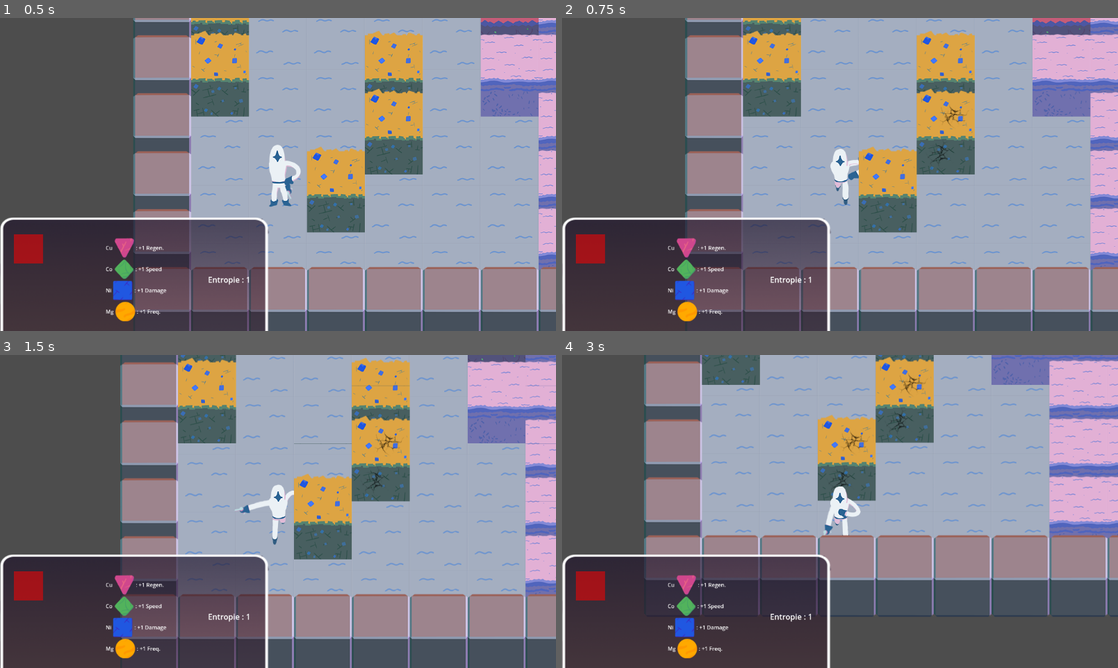
Above: before the commit, frames 1-4 (two rows, left to right).
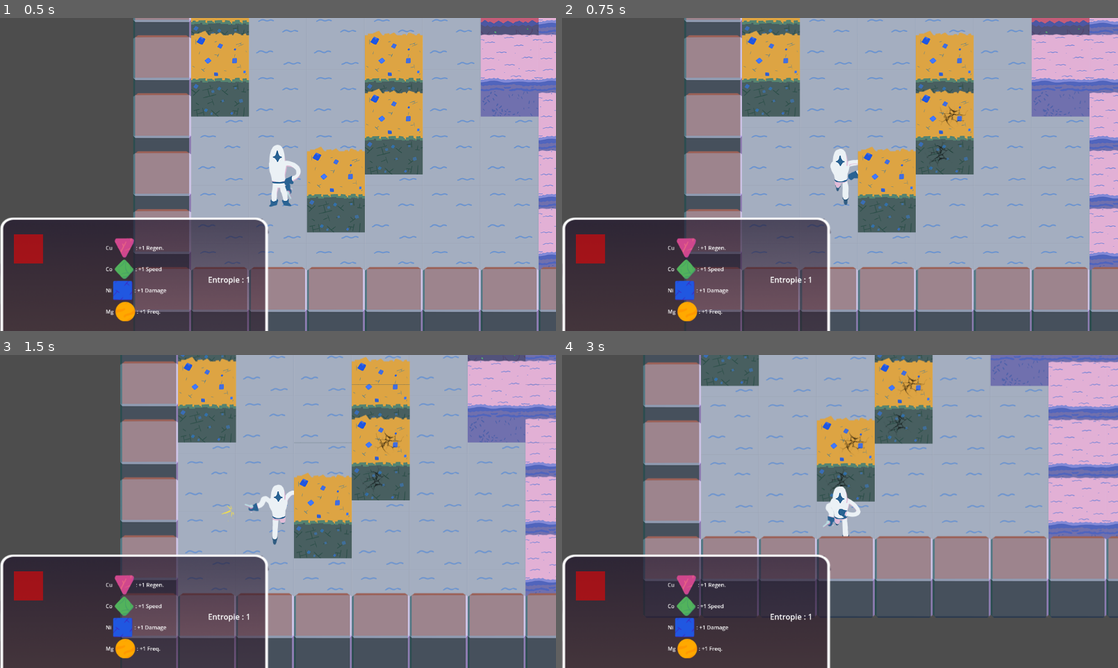
Above: after the commit, the same moments.

Repository: ParisRomane/Scientific_game_jam
Game: Godot game, scene res://scenes/concrete_scenes/game.tscn
Same seed, same stepped clock (60 frames per second), same inputs: the game is played once before the commit and once after it. This scene is started directly instead of the project's main scene.
Inputs (mouse positions are in pixels of both pictures, inside the frame that each line leads up to):
- Up to frame 1 (0.5 s): no input
- Up to frame 2 (0.75 s): tap Enter at 0.5 s; move the mouse to (962, 158) at 0.52 s; press the mouse at (962, 158) at 0.53 s; hold Right (ui_right) from 0.53 s (still down)
- Up to frame 3 (1.5 s): tap Space (ui_select) at 0.77 s; move the mouse to (166, 527) at 1.27 s; release Right (ui_right) at 1.28 s; release the mouse at (166, 527) at 1.28 s; hold Down (ui_down) from 1.28 s (still down); click (166, 527) at 1.35 s
- Up to frame 4 (3 s): tap Space (ui_select) at 1.52 s; move the mouse to (895, 442) at 2.02 s; release Down (ui_down) at 2.03 s; press the mouse at (895, 442) at 2.03 s; hold Right (ui_right) 2.03-2.78 s; move the mouse to (812, 574) at 2.77 s; release the mouse at (812, 574) at 2.78 s; hold Up (ui_up) from 2.78 s (still down); click (812, 574) at 2.85 s

Frame 1 is identical in both runs. In frame 2, 3.6% of the frame differs, in the area x 22-100%, y 0-100%; in frame 3, 5.5%; in frame 4, 7.0%, in the area x 14-100%, y 0-84%.

Commit message:
refacto player, synchro perso finie

Diff:
--- a/scripts/Player.gd
+++ b/scripts/Player.gd
@@ -3,38 +3,32 @@
 
 enum {NONE, CU,CO,NI,MG}
 
+var is_player = true
 #ANimation state machines
 var _state_machine
 var _arm_anim_tree
 var _death_anim_tree
 
-var mouse_pos = Vector2()
-var vel = Vector2()
 var bullet = preload("res://scenes/objects/bullet.tscn")
 var is_dead = false
-var is_dying = false #Used once when the player die
 var can_shoot = true
 var shoot_line
 
-#Key var
-var right
-var left
-var up
-var down
-var move
-var shoot
-var suicide
-@export var is_player = true;
-signal send(name, position, pv, list_stat, arm )
+#movement et acceleration
+var movement = Vector2(0,0)
+var ACC = 50
+# pv related variables
+var shoot = false
+var suicide = false
+var regen_clock = 0
 
-var ACC = 50
 
 #player stats
 var pv #int between 0 and pv_default
-var stat_speed # positive int
-var stat_damage # positive int
-var stat_regen # positive int
-var stat_frequence # positive int
+var stat_speed = 0 # positive int
+var stat_damage = 0 # positive int
+var stat_regen = 0 # positive int
+var stat_frequence = 0 # positive int
 
 @export var pv_default = 100 # 100 pv
 @export var regen_time_default = 1.0 # time to recover 1 pv in seconds
@@ -45,6 +39,7 @@
 signal player_death
 signal player_update_pv(pv)
 signal add_element(element)
+signal send(name, position, movement, pv, list_stat, arm )
 
 func _ready():
 
@@ -52,10 +47,6 @@
 	_arm_anim_tree = $ArmAnimationTree.get("parameters/playback")
 
 	pv = pv_default
-	stat_regen = 0
-	stat_speed = 0
-	stat_damage = 0
-	stat_frequence = 0
 
 	$Sounds/Hit.stream = load("res://assets/son/hit.wav")
 	$Sounds/Shoot.stream = load("res://assets/son/shoot.mp3")
@@ -65,23 +56,14 @@
 func _physics_process(delta):	# 60 FPS (delta is in s)
 	if is_player :
 		action_loop()
-		set_velocity(vel)
-		move_and_slide()
-		vel = velocity
 		$Arm.look_at(get_global_mouse_position())
 		update_pv(delta)
-		emit_signal("send",name, position, pv, [stat_speed, stat_damage, stat_regen, stat_frequence], get_global_mouse_position())
+		emit_signal("send", name, position, movement, pv, [stat_speed, stat_damage, stat_regen, stat_frequence ],get_global_mouse_position())
 	#update_position()
-	if !is_dead:
-		var coef = 1/(float(pv_default)/float(pv))
-		$AnimatedSprite2D.modulate = Color(1, coef, coef)
-		$Arm.modulate = Color(1, coef, coef)
-	else :
-		$AnimatedSprite2D.modulate = Color(1, 1,1)
 	movement_loop()
+	move_and_slide()
 	shooting()
 	animation_loop()
-
 
 func hit(damage):
 	pv -= damage
@@ -91,7 +73,6 @@
 	if pv <= 0:
 		die()
 
-var regen_clock = 0
 func update_pv(delta):
 	if stat_regen != 0:
 		# real time to recover 1 pv according to the regen stat
@@ -107,11 +88,9 @@
 		player_update_pv.emit(pv)
 
 func action_loop():
-	right = Input.is_action_pressed("ui_right")
-	left = Input.is_action_pressed("ui_left")
-	up = Input.is_action_pressed("ui_up")
-	down = Input.is_action_pressed("ui_down")
-	move = right or left or up or down
+	movement.x =  int(Input.is_action_pressed("ui_right")) *1 + int(Input.is_action_pressed("ui_left")) * (-1)
+	movement.y = int(Input.is_action_pressed("ui_down")) *1 + int(Input.is_action_pressed("ui_up"))*(-1)
+
 	shoot = Input.is_action_pressed("shoot")
 	suicide = Input.is_action_just_pressed("ui_cancel")
 
@@ -123,53 +102,48 @@
 	z_index = int(position.y/60)
 
 	if !is_dead:
-		if right:
-			vel.x = min(vel.x + ACC, speed)
-		if left:
-			vel.x = max(vel.x - ACC, -speed)
-		if up:
-			vel.y = max(vel.y - ACC, -speed)
-		if down:
-			vel.y = min(vel.y + ACC, speed)
+		velocity.x = max( min(velocity.x + movement.x * ACC, speed), -speed)
+		velocity.y = max( min(velocity.y + movement.y * ACC, speed), -speed)
 		if suicide:
 			hit(10)
 
 	#Inertia management
-	if !move or is_dead:
-		vel.x = lerpf(vel.x, 0, 0.15)
-		vel.y = lerpf(vel.y, 0, 0.15)
+	if (movement == Vector2(0,0)) or is_dead:
+		velocity.x = lerpf(velocity.x, 0, 0.15)
+		velocity.y = lerpf(velocity.y, 0, 0.15)
 
 func animation_loop():
 	if !is_dead:
-		if !move:
+		var coef = 1/(float(pv_default)/float(pv))
+		$AnimatedSprite2D.modulate = Color(1, coef, coef)
+		$Arm.modulate = Color(1, coef, coef)
+	else :
+		$AnimatedSprite2D.modulate = Color(1, 1,1)
+
+	if !is_dead:
+		if (movement == Vector2(0,0)):
 			_state_machine.travel("Idle")
 		else:
 			_state_machine.travel("Run")
+		if shoot:
+			_arm_anim_tree.travel("Shoot")
 
-	if is_dying:
-		is_dying = false
-		$Arm.hide()
-		_state_machine.travel("Dying")
 
 func shooting():
 	if shoot and can_shoot and !is_dead:
 		_arm_anim_tree.travel("Shoot")
-
 		shoot_line = get_global_mouse_position() - global_position
 		var b = bullet.instantiate()
 		var rotation = shoot_line.angle()
 		can_shoot = false
-
 		var damage = damage_default * (0.5 + 0.05 * stat_damage)
 
 		#Bullet spawn
 		self.add_collision_exception_with(b)
 		b.start($Arm/Marker2D.global_position, rotation, damage)
 		get_parent().add_child(b)
-
 		var frequence = frequence_default * (1 + 0.05 * stat_frequence)
 		$Reload.wait_time = 1/frequence
-
 		#Timer start
 		if $Reload.is_stopped():
 			$Reload.start()
@@ -181,14 +155,15 @@
 
 func upgrade(ind):
 	ind = ind+1
-	if ind == CU :
-		emit_signal("add_element", CU)
-	if ind == NI :
-		emit_signal("add_element", NI)
-	if ind == MG :
-		emit_signal("add_element", MG)
-	if ind == CO :
-		emit_signal("add_element", CO)
+	match ind :
+		CU :
+			emit_signal("add_element", CU)
+		NI :
+			emit_signal("add_element", NI)
+		MG :
+			emit_signal("add_element", MG)
+		CO :
+			emit_signal("add_element", CO)
 
 	$Sounds/Powerup.play()
 
@@ -200,9 +175,12 @@
 	stat_frequence = list[3]
 
 func die():
+	# on lance l'animation de mort
+	$Arm.hide()
+	_state_machine.travel("Dying")
+	#envoie le signal de mort
 	player_death.emit()
 	$Sounds/Loose.play()
 	is_dead = true
-	is_dying = true
 	z_index = 0
 	$CollisionShape2D.set_disabled(true)
--- a/scripts/game.gd
+++ b/scripts/game.gd
@@ -42,13 +42,12 @@
 	if (datas != null):
 		for data in datas :
 			if ( data['name'] != player ):
-				var position = Vector2(data['position'][0],data['position'][1])
-				if (position != get_node("Level/"+data['name']).position ):
-					get_node("Level/"+data['name']).position = position
+				get_node("Level/"+data['name']).position = Vector2(data['position'][0],data['position'][1])
+				get_node("Level/"+data['name']).movement = Vector2(data['movement'][0],data['movement'][1])
 				get_node("Level/"+data['name']).pv = data['pv']
 				get_node("Level/"+data['name']).change_setting(data['stat'])
 				get_node("Level/"+data['name']+"/Arm").look_at(Vector2 (data['arm'][0],data['arm'][1]))
 
-func send_update(name, position, pv, list_stat, arm ):
-	var data = {"name"= name, "position" = [position.x, position.y], "pv" = pv , "stat" = list_stat, "arm" = [arm.x, arm.y] }
+func send_update(name, position, movement, pv, list_stat, arm ):
+	var data = {"name"= name, "position" = [position.x, position.y],"movement" = [movement.x, movement.y], "pv" = pv , "stat" = list_stat, "arm" = [arm.x, arm.y] }
 	send(JSON.stringify(data))
Not shown: 1 places in scenes/concrete_scenes/lobby.tscn that only renumber resources
